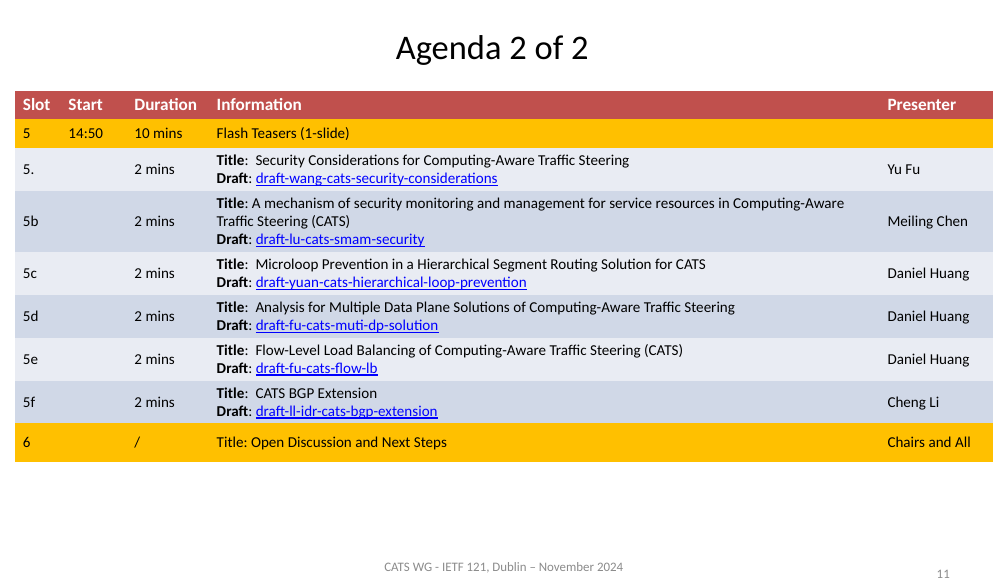
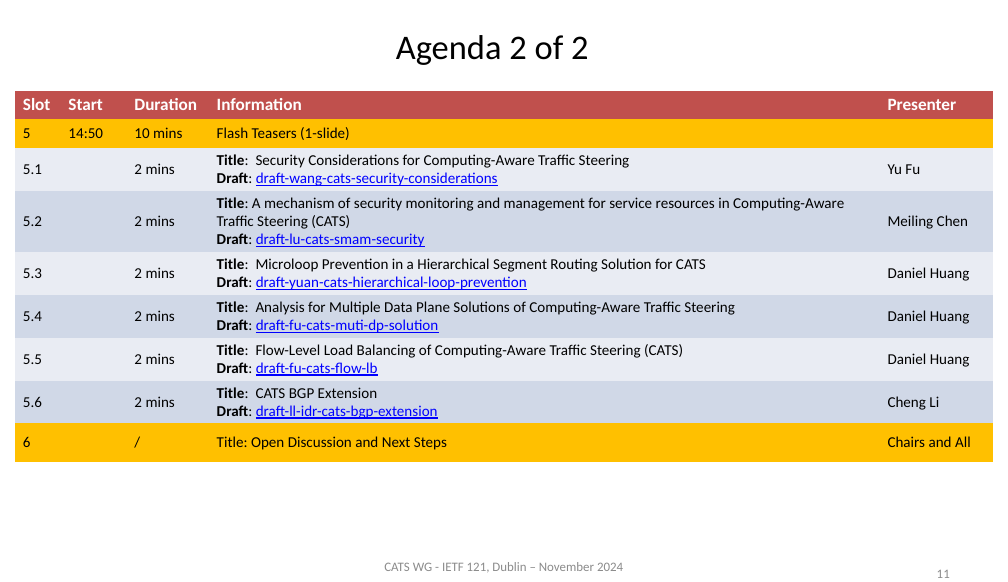
Before and after one commit to ietf-wg-cats/IETF-Meetings, a slide deck: slide 11 of 121/slides-121-cats-01-chairs-slides-03.pptx. Drawn at 1008x582 pixels with LibreOffice and Linux fonts; fonts in the diff are those of the drawing. Boxes give left, top, right and bottom in pixels: in the first picture for what was removed or moved away, otherwise in the second. Text is boxed around its words. In the diff, an @@ line names an element or a change of style, - is before the commit and + after.

```diff
--- a/121/slides-121-cats-01-chairs-slides-03.pptx
+++ b/121/slides-121-cats-01-chairs-slides-03.pptx
@@ table at (16, 91, 993, 457) @@
-row 3, column 1: 5.
+row 3, column 1: 5.1
-row 4, column 1: 5b
+row 4, column 1: 5.2
-row 5, column 1: 5c
+row 5, column 1: 5.3
-row 6, column 1: 5d
+row 6, column 1: 5.4
-row 7, column 1: 5e
+row 7, column 1: 5.5
-row 8, column 1: 5f
+row 8, column 1: 5.6
```
Also in this commit, not shown: 2 other slides changed.
